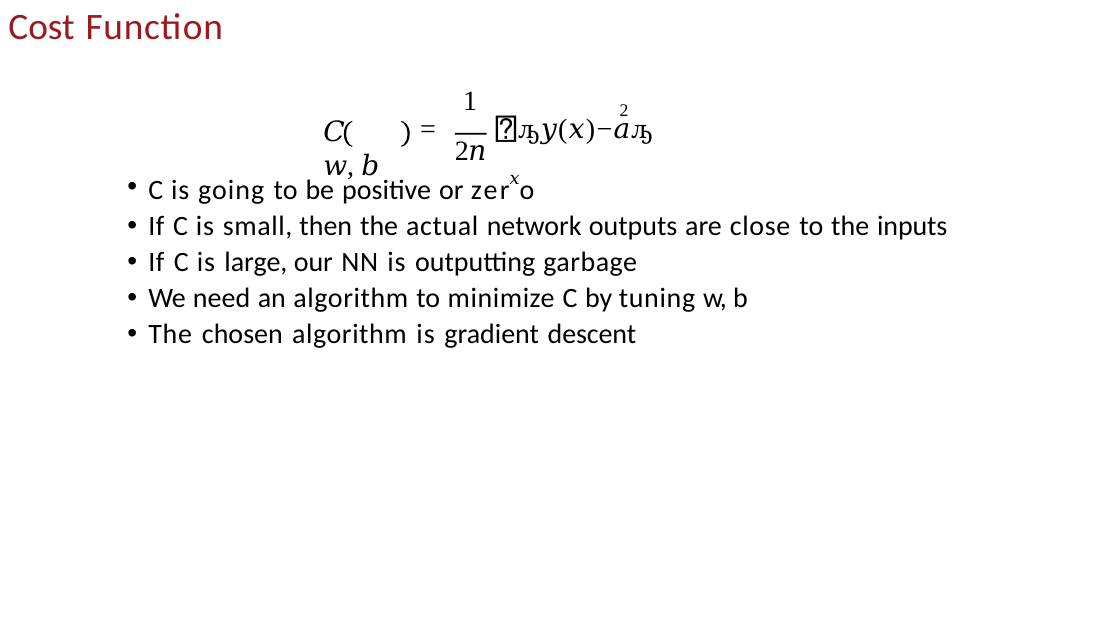
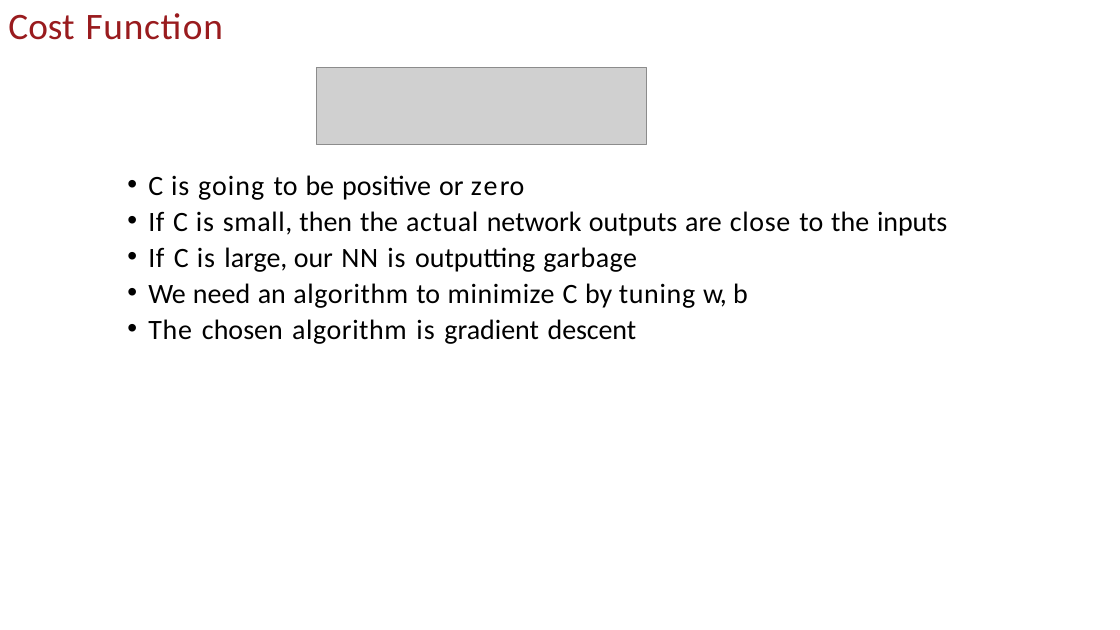
Before and after one commit to uscee105/ee105, a slide deck: slide 60 of assets/module-4-ml/mod-4-lecture-19-20-nn.pptx. Drawn at 1120x630 pixels with LibreOffice and Linux fonts; fonts in the diff are those of the drawing; grey boxes stand for pictures; background and template pictures are left out. Boxes give left, top, right and bottom in pixels: in the first picture for what was removed or moved away, otherwise in the second. Text is boxed around its words. In the diff, an @@ line names an element or a change of style, - is before the commit and + after.

```diff
--- a/assets/module-4-ml/mod-4-lecture-19-20-nn.pptx
+++ b/assets/module-4-ml/mod-4-lecture-19-20-nn.pptx
@@ picture added at [317, 67, 647, 145] @@
@@ text removed at [463, 91, 629, 138] @@
-1 2
-= ෍ԡ𝑦(𝑥)−𝑎ԡ
@@ text removed at [323, 120, 379, 176] @@
-𝐶 𝑤, 𝑏
@@ freeform shape removed at [344, 121, 409, 147] @@
@@ freeform shape removed at [455, 133, 486, 134] @@
@@ text removed at [455, 141, 487, 160] @@
-2𝑛
@@ text at [148, 175, 525, 200]: text changed @@
-• C is going to be positive or zer𝑥o
+• C is going to be positive or zero
```
Also in this commit, not shown: 2 other slides changed, 4 slides added, 9 slides removed, 7 other files.
